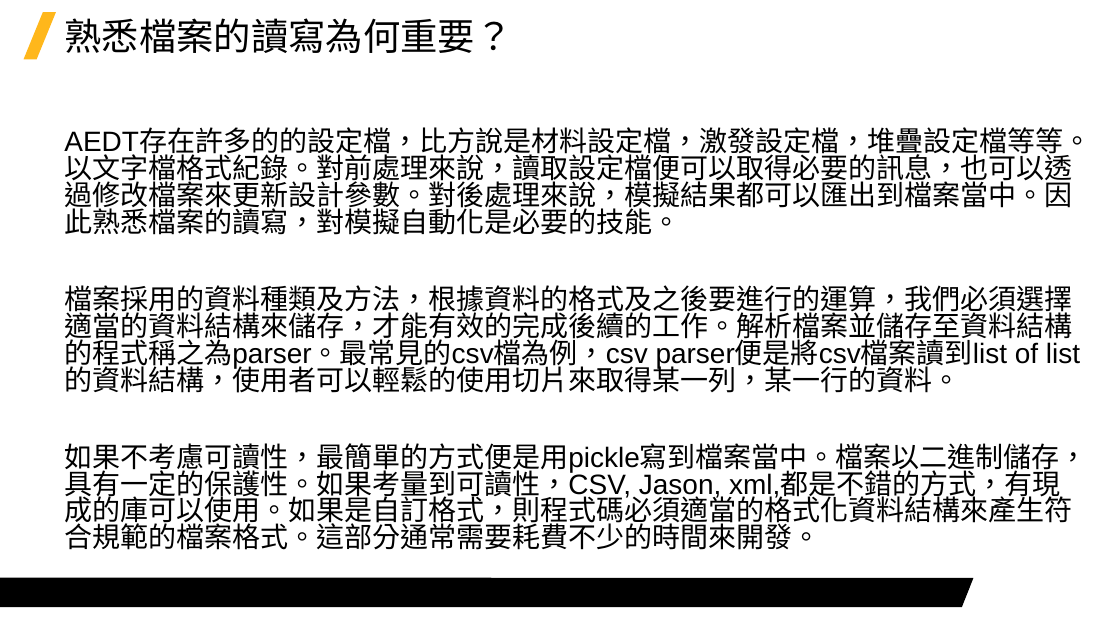
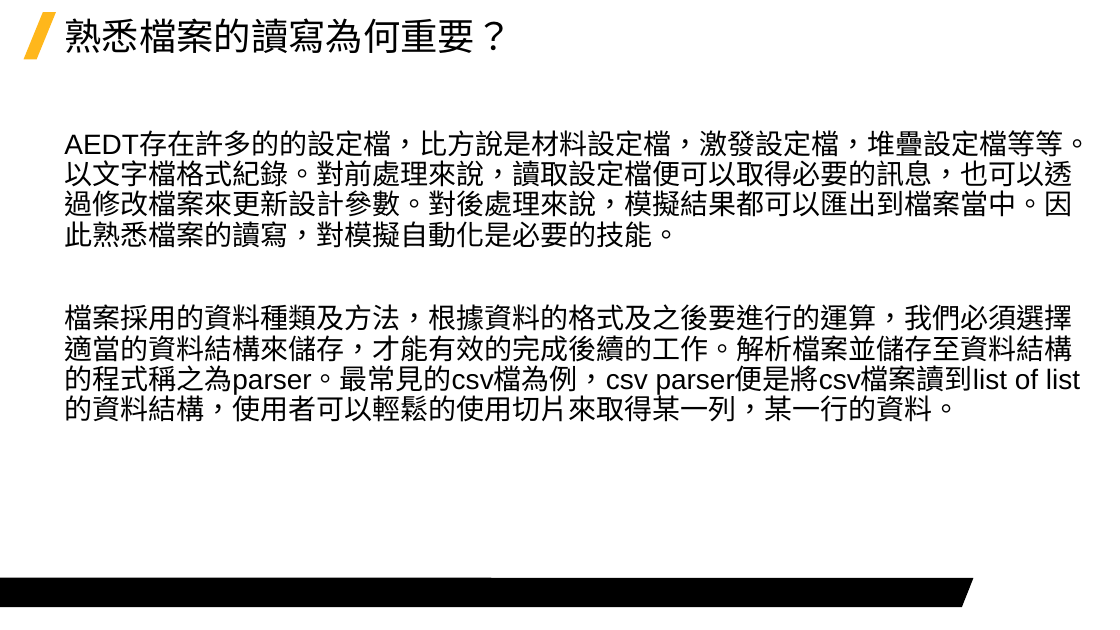
Before and after one commit to Jerrick-cheng/AEDT-Automation-Camp, a slide deck: slide 11 of 上課教材/Week3.pptx. Drawn at 1120x630 pixels with LibreOffice and Linux fonts; fonts in the diff are those of the drawing; background and template pictures are left out. Boxes give left, top, right and bottom in pixels: in the first picture for what was removed or moved away, otherwise in the second. Text is boxed around its words. In the diff, an @@ line names an element or a change of style, - is before the commit and + after.

```diff
--- a/上課教材/Week3.pptx
+++ b/上課教材/Week3.pptx
@@ text "AEDT存在許多的的設定檔，比方說是材料設定檔，激發設定檔，堆疊設定檔等等。以文字檔格式紀錄。對前處理來說，讀取設定檔便 ..." at <box>64,132,1091,422</box>: line spacing 0.8 to 0.9 @@
@@ text at <box>64,443,1088,550</box>: paragraph removed @@
-如果不考慮可讀性，最簡單的方式便是用pickle寫到檔案當中。檔案以二進制儲存，具有一定的保護性。如果考量到可讀性，CSV, Jason, xml,都是不錯的方式，有現成的庫可以使用。如果是自訂格式，則程式碼必須適當的格式化資料結構來產生符合規範的檔案格式。這部分通常需要耗費不少的時間來開發。
```
Also in this commit, not shown: 1 other slide changed, 1 slide added, 2 other files.
